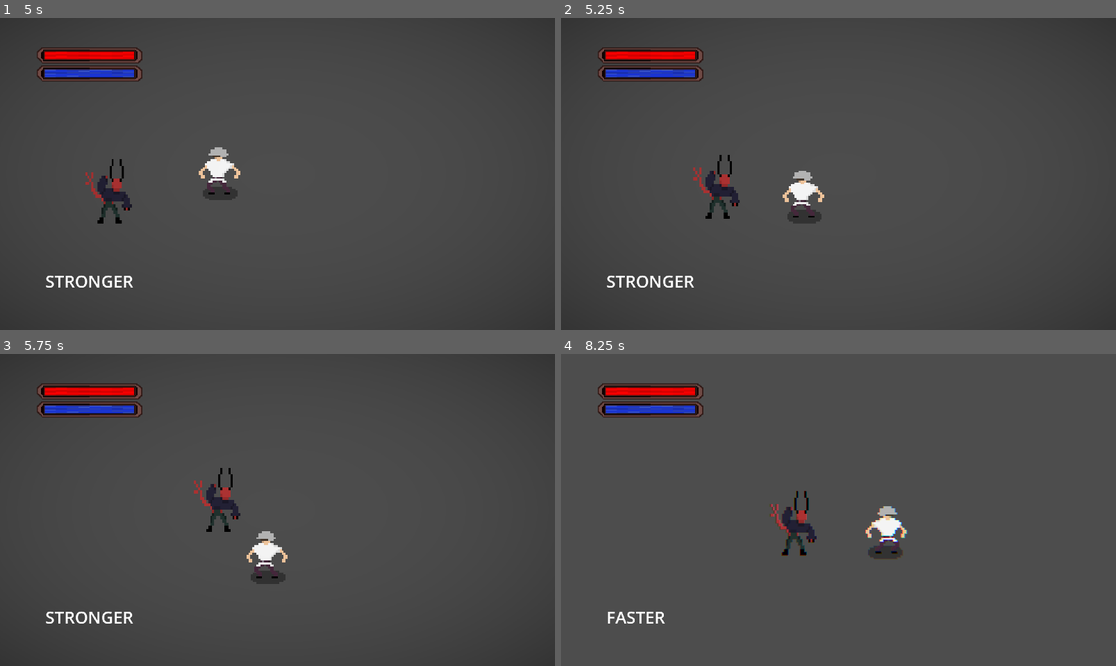
Above: before the commit, frames 1-4 (two rows, left to right).
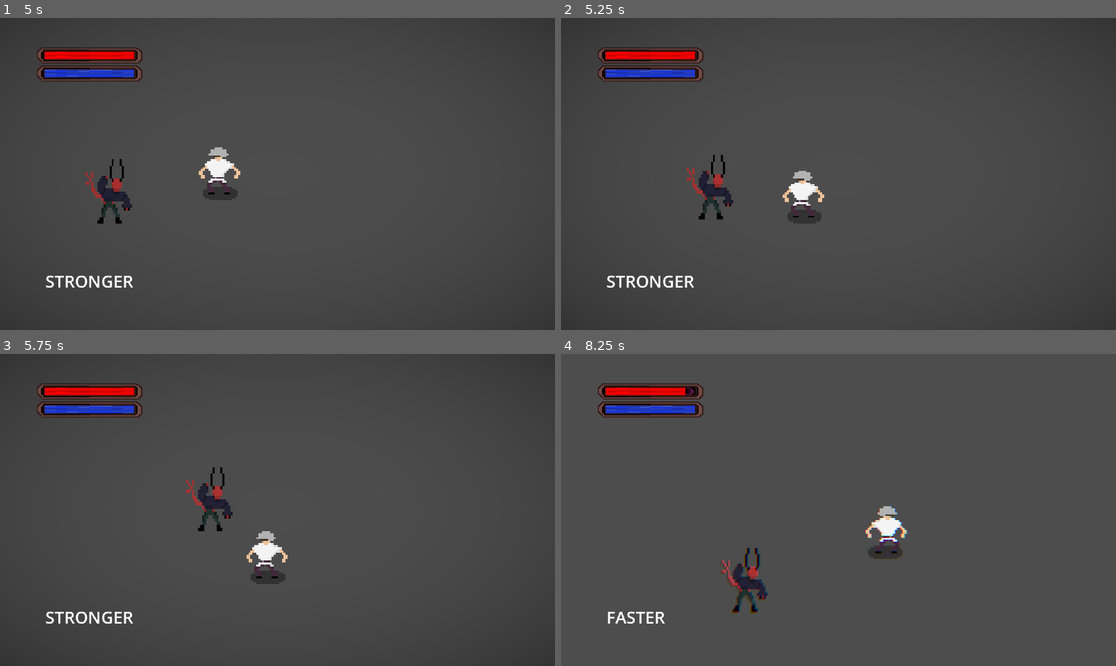
Above: after the commit, the same moments.

Repository: tonyrayf/9-GYMS-OF-INFERNO
Game: Godot game, scene res://scenes/levels/Leha'sTestLevel.tscn
Same seed, same stepped clock (60 frames per second), same inputs: the game is played once before the commit and once after it.
Inputs (mouse positions are in pixels of both pictures, inside the frame that each line leads up to):
- Up to frame 1 (5 s): move the mouse to (399, 158) at 0.52 s; press the mouse at (399, 158) at 0.53 s; hold D (move_right) 0.53-1.28 s; move the mouse to (166, 189) at 1.27 s; release the mouse at (166, 189) at 1.28 s; hold S (move_down) 1.28-2.03 s; tap F (mode_switch) at 1.35, 2.85, 4.35 s; move the mouse to (333, 105) at 2.02 s; press the mouse at (333, 105) at 2.03 s; hold D (move_right) 2.03-2.78 s; move the mouse to (249, 236) at 2.77 s; release the mouse at (249, 236) at 2.78 s; hold W (move_up) 2.78-3.53 s; move the mouse to (444, 220) at 3.52 s; press the mouse at (444, 220) at 3.53 s; hold A (move_left) from 3.53 s (still down); move the mouse to (111, 127) at 4.27 s; release the mouse at (111, 127) at 4.28 s
- Up to frame 2 (5.25 s): move the mouse to (866, 174) at 5.02 s; release A (move_left) at 5.03 s; press the mouse at (866, 174) at 5.03 s; hold S (move_down) from 5.03 s (still down)
- Up to frame 3 (5.75 s): keep holding S (move_down)
- Up to frame 4 (8.25 s): move the mouse to (755, 432) at 5.77 s; release S (move_down) at 5.78 s; release the mouse at (755, 432) at 5.78 s; hold D (move_right) 5.78-6.53 s; tap F (mode_switch) at 5.85, 7.35 s; move the mouse to (960, 494) at 6.52 s; press the mouse at (960, 494) at 6.53 s; hold W (move_up) 6.53-7.28 s; move the mouse to (727, 525) at 7.27 s; release the mouse at (727, 525) at 7.28 s; hold D (move_right) 7.28-8.03 s; move the mouse to (894, 441) at 8.02 s; press the mouse at (894, 441) at 8.03 s; hold S (move_down) from 8.03 s (still down)

Frame 1 is identical in both runs. In frame 2, 0.8% of the frame differs, in the area x 22-33%, y 43-65%; in frame 3, 0.8%; in frame 4, 1.6%, in the area x 22-47%, y 10-84%.

Commit message:
logic for runners done

Diff:
--- a/scenes/enemy/enemy.tscn
+++ b/scenes/enemy/enemy.tscn
@@ -32,7 +32,7 @@
 
 [node name="death_node" parent="StateMachine" unique_id=1649806453 instance=ExtResource("8_82oub")]
 
-[node name="waiting_node" parent="StateMachine" unique_id=1415356871 instance=ExtResource("8_fa78f")]
+[node name="waiting_node" parent="StateMachine" unique_id=1415356871 groups=["enemy"] instance=ExtResource("8_fa78f")]
 
 [node name="Vision" parent="." unique_id=340150669 instance=ExtResource("9_fa78f")]
 
--- a/scenes/enemy/ranged_enemy.tscn
+++ b/scenes/enemy/ranged_enemy.tscn
@@ -12,19 +12,19 @@
 [sub_resource type="CircleShape2D" id="CircleShape2D_ul2o7"]
 radius = 45.01111
 
-[node name="EnemyRanged" type="CharacterBody2D" unique_id=2055528447]
+[node name="EnemyRanged" type="CharacterBody2D" unique_id=2055528447 groups=["enemy"]]
 script = ExtResource("1_olk6i")
 attack_speed = 240.0
 damage = 10.0
 attack_cooldown = 3.0
-attack_range = 900.0
+attack_range = 1350.0
 
 [node name="Sprite2D" type="Sprite2D" parent="." unique_id=487829434]
 scale = Vector2(7, 7)
 texture = ExtResource("2_olk6i")
 script = ExtResource("2_5l6pi")
 
-[node name="CollisionShape2D2" type="CollisionShape2D" parent="." unique_id=958945757]
+[node name="CollisionShape2D" type="CollisionShape2D" parent="." unique_id=958945757]
 shape = SubResource("CircleShape2D_ul2o7")
 
 [node name="RangedStateMachine" parent="." unique_id=579420398 instance=ExtResource("3_npp3m")]
@@ -36,7 +36,7 @@
 [node name="ranged_attack_node" parent="RangedStateMachine" unique_id=1809071044 instance=ExtResource("7_ypdm1")]
 
 [node name="Vision" parent="." unique_id=340150669 instance=ExtResource("3_mvi7f")]
-detection_radius = 600.0
+detection_radius = 1500.0
 
 [node name="LoseTargetTimer" type="Timer" parent="." unique_id=940938665]
 wait_time = 4.0
--- a/scenes/enemy/runner_enemy.tscn
+++ b/scenes/enemy/runner_enemy.tscn
@@ -13,8 +13,10 @@
 [sub_resource type="CircleShape2D" id="CircleShape2D_00d2t"]
 radius = 45.01111
 
-[node name="RunnerEnemy" type="CharacterBody2D" unique_id=897800292]
+[node name="RunnerEnemy" type="CharacterBody2D" unique_id=897800292 groups=["enemy"]]
 script = ExtResource("1_q3o4c")
+attack_speed = 150.0
+damage = 50.0
 
 [node name="Sprite2D" type="Sprite2D" parent="." unique_id=2034984166]
 position = Vector2(0, -9)
--- a/scenes/levels/Leha'sTestLevel.tscn
+++ b/scenes/levels/Leha'sTestLevel.tscn
@@ -34,7 +34,7 @@
 path_to_follow = NodePath("../../../Enemy3Path")
 
 [node name="EnemyRanged" parent="." unique_id=2055528447 instance=ExtResource("4_5hrp4")]
-position = Vector2(2119, -34)
+position = Vector2(2341, -773)
 
 [node name="RunnerEnemy" parent="." unique_id=897800292 instance=ExtResource("5_ff8rk")]
 position = Vector2(550, 976)
--- a/scripts/damage_hitbox.gd
+++ b/scripts/damage_hitbox.gd
@@ -14,6 +14,7 @@
 		body.deal_damage(damage)
 	# Урон врагам
 	elif body.is_in_group("enemy") and attacker != Global.Attacker.ENEMY:
+		print("QWE TEST")
 		body.deal_damage(damage)
 
 
--- a/scripts/enemy/enemy_script.gd
+++ b/scripts/enemy/enemy_script.gd
@@ -5,6 +5,8 @@
 @export var patrol_speed: float = 150.0
 @export var attack_speed: float = 300.0
 @export var waiting_speed: float = 300.0
+@export var max_speed:float = 600.0
+@export var acceleration:float = 5.0
 
 var current_speed
 
@@ -19,10 +21,11 @@
 var personal_space
 
 func deal_damage(damage: float) -> void:
+	print("WAS DAMAGED")
 	health -= damage
 
 
-func _process(delta: float,personal_space: float=100) -> void:
+func _process(delta: float) -> void:
 	look_vector = velocity.normalized()
 	z_index = global_position.y
 
--- a/scripts/enemy/runner_attack_script.gd
+++ b/scripts/enemy/runner_attack_script.gd
@@ -16,4 +16,6 @@
 	set_physics_process(false)
 
 func _physics_process(_delta: float) -> void:
+	if enemy.current_speed < enemy.max_speed:
+		enemy.current_speed+=enemy.acceleration
 	enemy.move_to(state_machine.constant_target.global_position,5)
--- a/scripts/enemy/runner_state_machine_script.gd
+++ b/scripts/enemy/runner_state_machine_script.gd
@@ -27,6 +27,7 @@
 			change_state("runner_attack")
 	elif (current_state=="runner_attack"):
 		if(enemy.get_slide_collision_count()>0):
+			Global.spawn_damage_hitbox(enemy.damage,enemy.global_position,Global.Attacker.ENEMY,150)
 			get_tree().create_timer(stunned_duration).timeout.connect(_on_stun_end)
 			change_state("stunned")
 			constant_target = null
